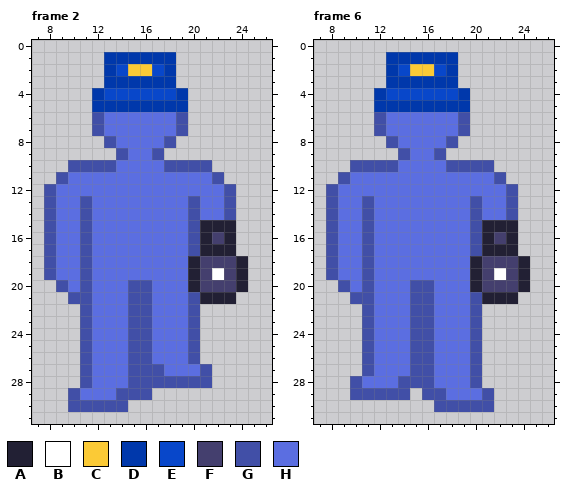
Pixel-art file: MonsterPhobia/Assets/Art/characters/player.aseprite. The picture above was drawn from the file before the commit.
32x32 pixels, 7 frames. Shown: frame 2: x 7..26, y 0..31; frame 6: x 7..26, y 0..31.
Palette (. is transparent): A #222034  B #ffffff  C #fbca36  D #0038ab  E #0847ca  F #443f6e  G #414fa7  H #5b6ee1
Pixels before, frame 2, first column x 8:
 1 .....DDDDDD......
 2 .....DECCED......
 3 .....DDDDDD......
 4 ....DEEEEEED.....
 5 ....DDDDDDDD.....
 6 ....GHHHHHHG.....
 7 ....GHHHHHHG.....
 8 .....GHHHHG......
 9 ......GHHG.......
10 ..GGGGHHHHGGGG...
11 .GHHHHHHHHHHHHG..
12 GHHHHHHHHHHHHHHG.
13 GHHGHHHHHHHHGHHG.
14 GHHGHHHHHHHHGHHG.
15 GHHGHHHHHHHHGAAA.
16 GHHGHHHHHHHHGAFA.
17 GHHGHHHHHHHHGAAA.
18 GHHGHHHHHHHHAFFFA
19 GHHGHHHHHHHHAFBFA
20 .GHGHHHGGHHHAFFFA
21 ..GGHHHGGHHHGAAA.
22 ...GHHHGGHHHG....
23 ...GHHHGGHHHG....
24 ...GHHHGGHHHG....
25 ...GHHHGGHHHG....
26 ...GHHHGGHHHG....
27 ...GHHHGGGHHHG...
28 ...GHHHGGGGGGG...
29 ..GHHHGGG........
30 ..GGGGG..........
Pixels before, frame 6, first column x 8:
 1 .....DDDDDD......
 2 .....DECCED......
 3 .....DDDDDD......
 4 ....DEEEEEED.....
 5 ....DDDDDDDD.....
 6 ....GHHHHHHG.....
 7 ....GHHHHHHG.....
 8 .....GHHHHG......
 9 ......GHHG.......
10 ..GGGGHHHHGGGG...
11 .GHHHHHHHHHHHHG..
12 GHHHHHHHHHHHHHHG.
13 GHHGHHHHHHHHGHHG.
14 GHHGHHHHHHHHGHHG.
15 GHHGHHHHHHHHGAAA.
16 GHHGHHHHHHHHGAFA.
17 GHHGHHHHHHHHGAAA.
18 GHHGHHHHHHHHAFFFA
19 GHHGHHHHHHHHAFBFA
20 .GHGHHHGGHHHAFFFA
21 ..GGHHHGGHHHGAAA.
22 ...GHHHGGHHHG....
23 ...GHHHGGHHHG....
24 ...GHHHGGHHHG....
25 ...GHHHGGHHHG....
26 ...GHHHGGHHHG....
27 ...GHHHGGHHHG....
28 ..GHHHGGGHHHG....
29 ..GGGGG.GGHHHG...
30 .........GGGGG...
And afterwards:
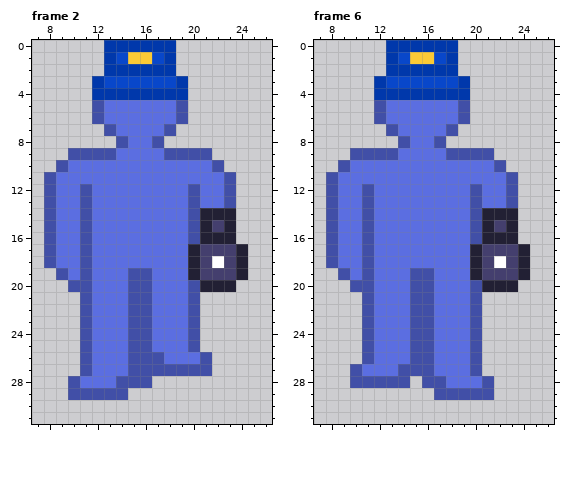
Commit: add bounce to player movement
What changed:
Frame 2:
y 0: x 13..18 ...... -> DDDDDD
y 1: x 14..17 DDDD -> ECCE
y 2: x 14..17 ECCE -> DDDD
y 3: x 12..19 .DDDDDD. -> DEEEEEED
y 4: x 13..18 EEEEEE -> DDDDDD
y 5: x 12..19 DDDDDDDD -> GHHHHHHG
y 7: x 12..13 GH -> .G; x 18..19 HG -> G.
y 8: x 13..14 GH -> .G; x 17..18 HG -> G.
y 9: x 10..14 ....G -> GGGGH; x 17..21 G.... -> HGGGG
y 10: x 9..13 .GGGG -> GHHHH; x 18..22 GGGG. -> HHHHG
y 11: x 8..9 .G -> GH; x 22..23 G. -> HG
y 12: x 11 H -> G; x 20 H -> G
y 14: x 21..23 HHG -> AAA
y 15: x 22 A -> F
y 16: x 22 F -> A
y 17: x 20..24 GAAA. -> AFFFA
y 18: x 22 F -> B
y 19: x 8..9 GH -> .G; x 15..16 HH -> GG; x 22 B -> F
y 20: x 9..10 GH -> .G; x 20..24 AFFFA -> GAAA.
y 21: x 10 G -> .; x 21..23 AAA -> ...
y 26: x 17 H -> G; x 20..21 G. -> HG
y 27: x 18..20 HHH -> GGG
y 28: x 10..11 .G -> GH; x 14 H -> G; x 17..21 GGGGG -> .....
y 29: x 11..13 HHH -> GGG; x 15..16 GG -> ..
y 30: x 10..14 GGGGG -> .....
Frame 6:
y 0: x 13..18 ...... -> DDDDDD
y 1: x 14..17 DDDD -> ECCE
y 2: x 14..17 ECCE -> DDDD
y 3: x 12..19 .DDDDDD. -> DEEEEEED
y 4: x 13..18 EEEEEE -> DDDDDD
y 5: x 12..19 DDDDDDDD -> GHHHHHHG
y 7: x 12..13 GH -> .G; x 18..19 HG -> G.
y 8: x 13..14 GH -> .G; x 17..18 HG -> G.
y 9: x 10..14 ....G -> GGGGH; x 17..21 G.... -> HGGGG
y 10: x 9..13 .GGGG -> GHHHH; x 18..22 GGGG. -> HHHHG
y 11: x 8..9 .G -> GH; x 22..23 G. -> HG
y 12: x 11 H -> G; x 20 H -> G
y 14: x 21..23 HHG -> AAA
y 15: x 22 A -> F
y 16: x 22 F -> A
y 17: x 20..24 GAAA. -> AFFFA
y 18: x 22 F -> B
y 19: x 8..9 GH -> .G; x 15..16 HH -> GG; x 22 B -> F
y 20: x 9..10 GH -> .G; x 20..24 AFFFA -> GAAA.
y 21: x 10 G -> .; x 21..23 AAA -> ...
y 27: x 10..11 .G -> GH; x 14 H -> G
y 28: x 11..13 HHH -> GGG; x 15 G -> .; x 17 H -> G; x 20..21 G. -> HG
y 29: x 10..14 GGGGG -> .....; x 16 G -> .; x 18..20 HHH -> GGG
y 30: x 17..21 GGGGG -> .....
